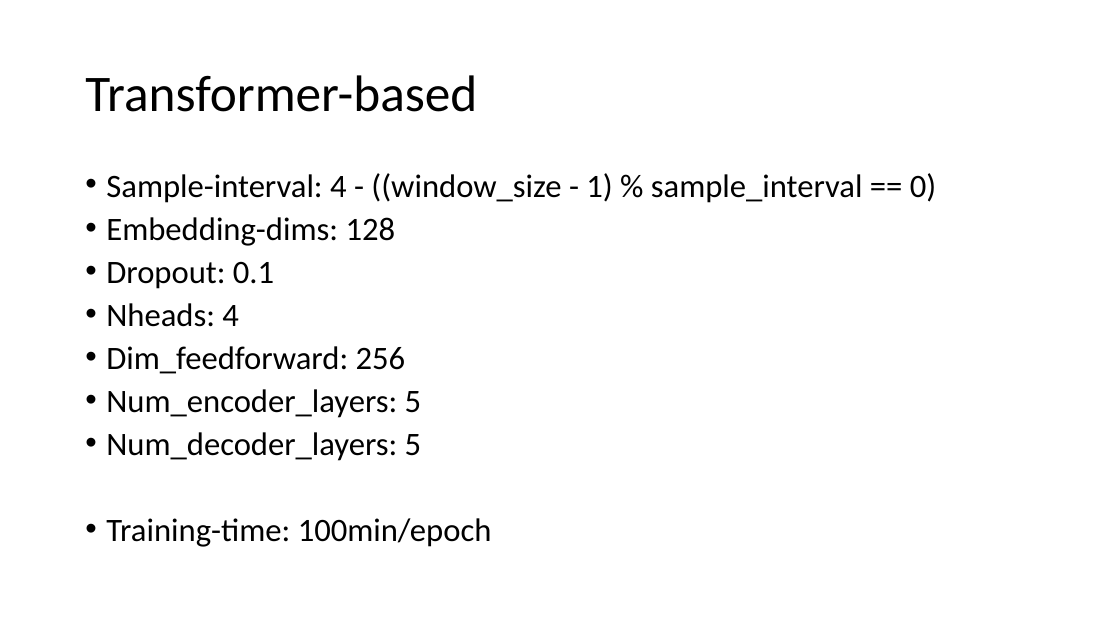
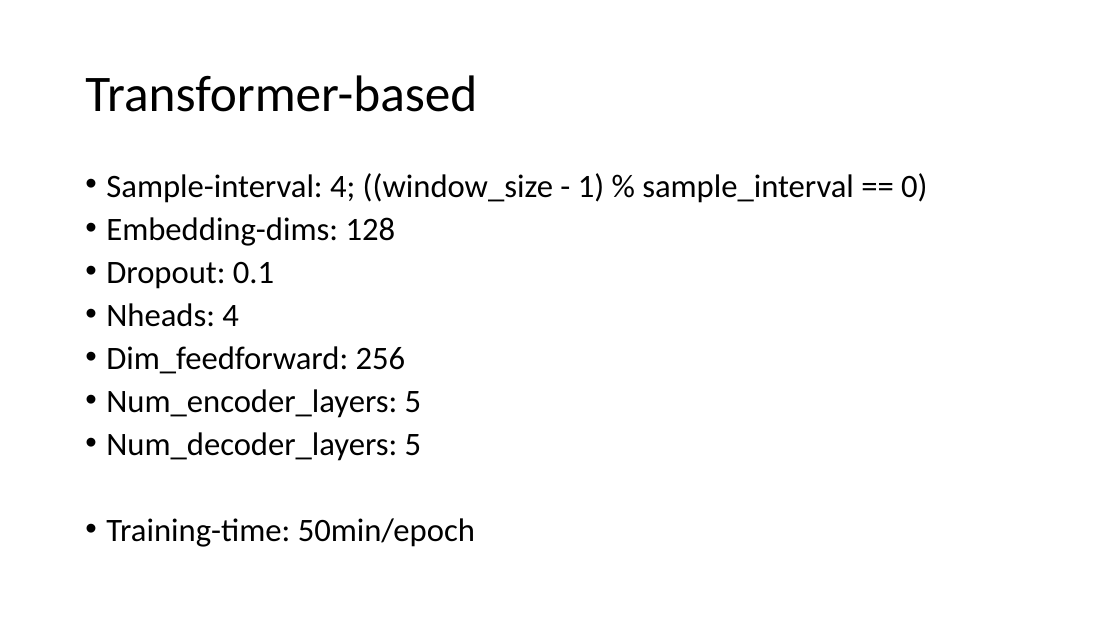
Before and after one commit to AndreOskarAndersen/master_thesis, a slide deck: slide 5 of other/meetings/28_3_23.pptx. Drawn at 1120x630 pixels with LibreOffice and Linux fonts; fonts in the diff are those of the drawing. Boxes give left, top, right and bottom in pixels: in the first picture for what was removed or moved away, otherwise in the second. Text is boxed around its words. In the diff, an @@ line names an element or a change of style, - is before the commit and + after.

```diff
--- a/other/meetings/28_3_23.pptx
+++ b/other/meetings/28_3_23.pptx
@@ text at (106, 173, 927, 203): text changed @@
-• Sample-interval: 4 - ((window_size - 1) % sample_interval == 0)
+• Sample-interval: 4; ((window_size - 1) % sample_interval == 0)
@@ text at (106, 518, 475, 547): text changed @@
-• Training-time: 100min/epoch
+• Training-time: 50min/epoch
```
Also in this commit, not shown: 3 other slides changed, 6 other files.
